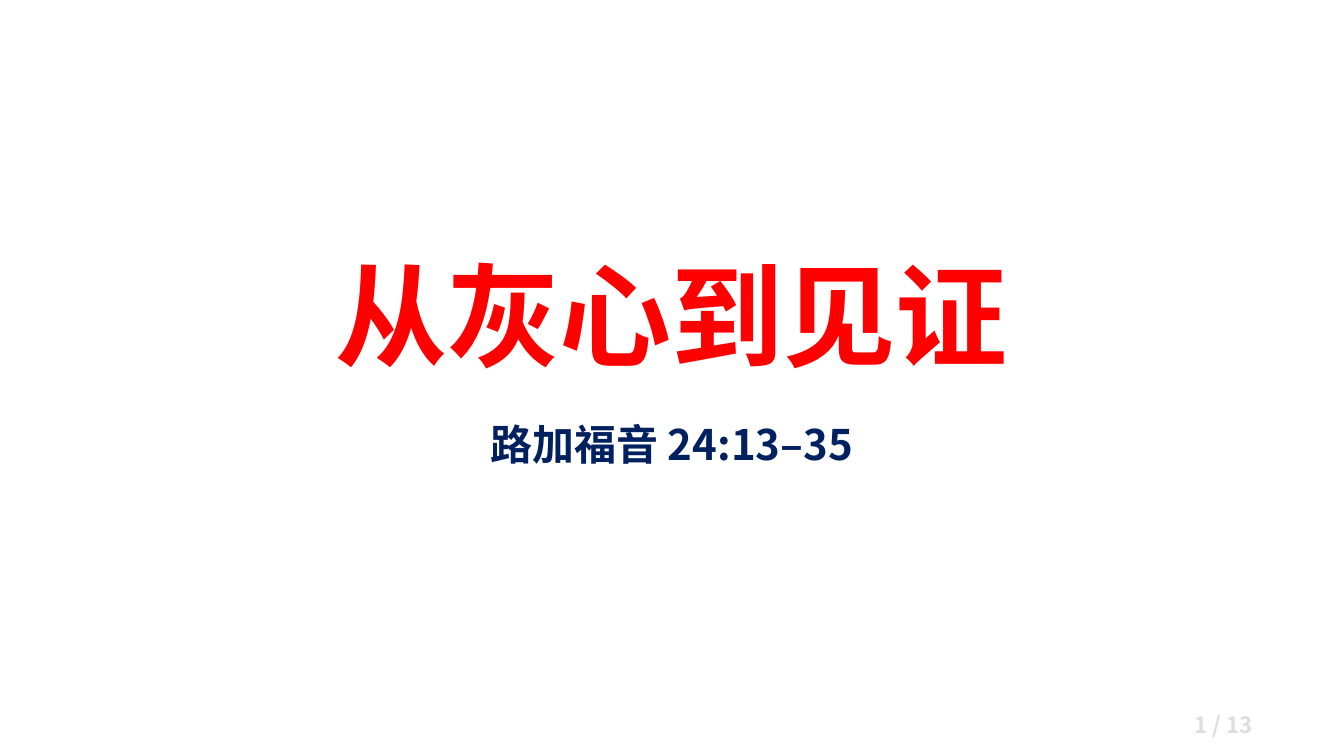
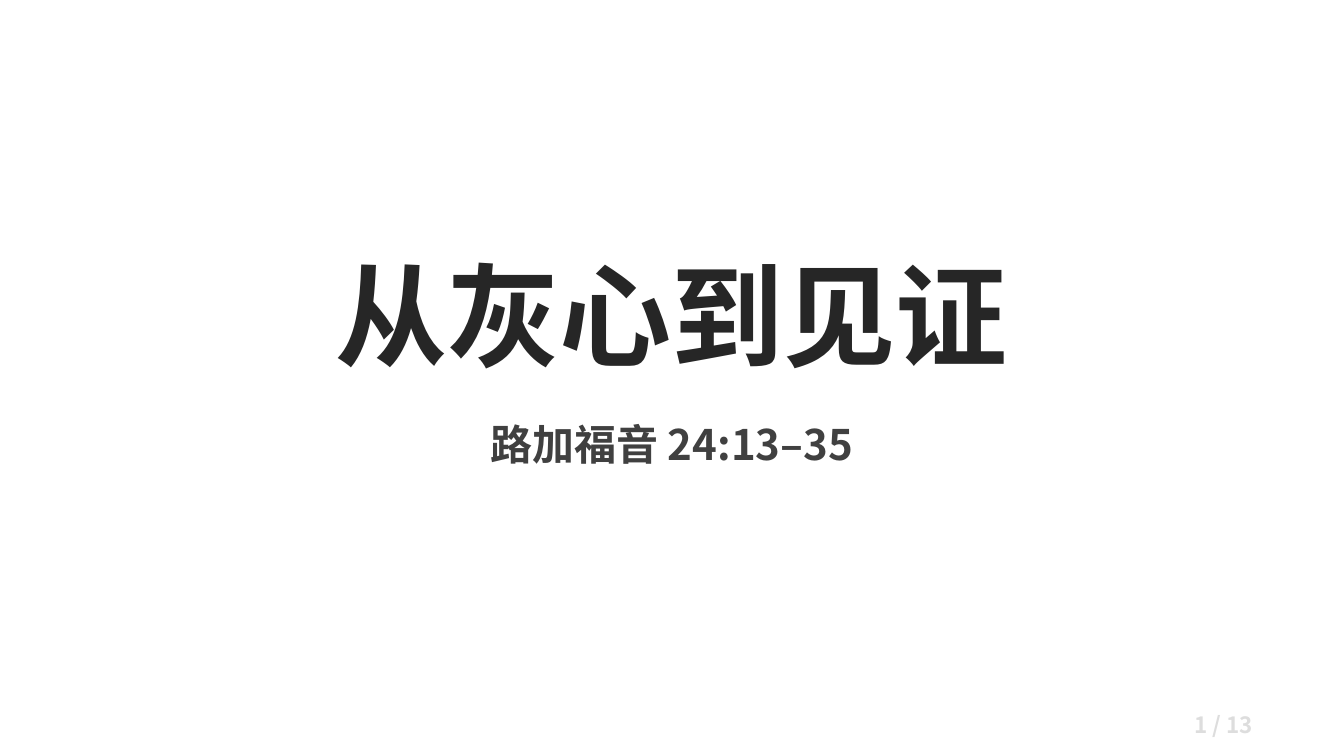
Before and after one commit to kaylechou/propresenter-lyric-tool, a slide deck: slide 1 of docs/从灰心到见证.pptx. Drawn at 1344x756 pixels with LibreOffice and Linux fonts; fonts in the diff are those of the drawing; background and template pictures are left out. Boxes give left, top, right and bottom in pixels: in the first picture for what was removed or moved away, otherwise in the second. Text is boxed around its words. In the diff, an @@ line names an element or a change of style, - is before the commit and + after.

Commit message:
更新讲道 PPT《从灰心到见证》v3：微风主题

```diff
--- a/docs/从灰心到见证.pptx
+++ b/docs/从灰心到见证.pptx
@@ text "从灰心到见证" at (x1=336, y1=262, x2=1008, y2=369): text colour #FF0000 to #262626 @@
@@ text "路加福音 24:13–35" at (x1=490, y1=424, x2=853, y2=464): text colour #002060 to #404040 @@
```
Also in this commit, not shown: 12 other slides changed.
